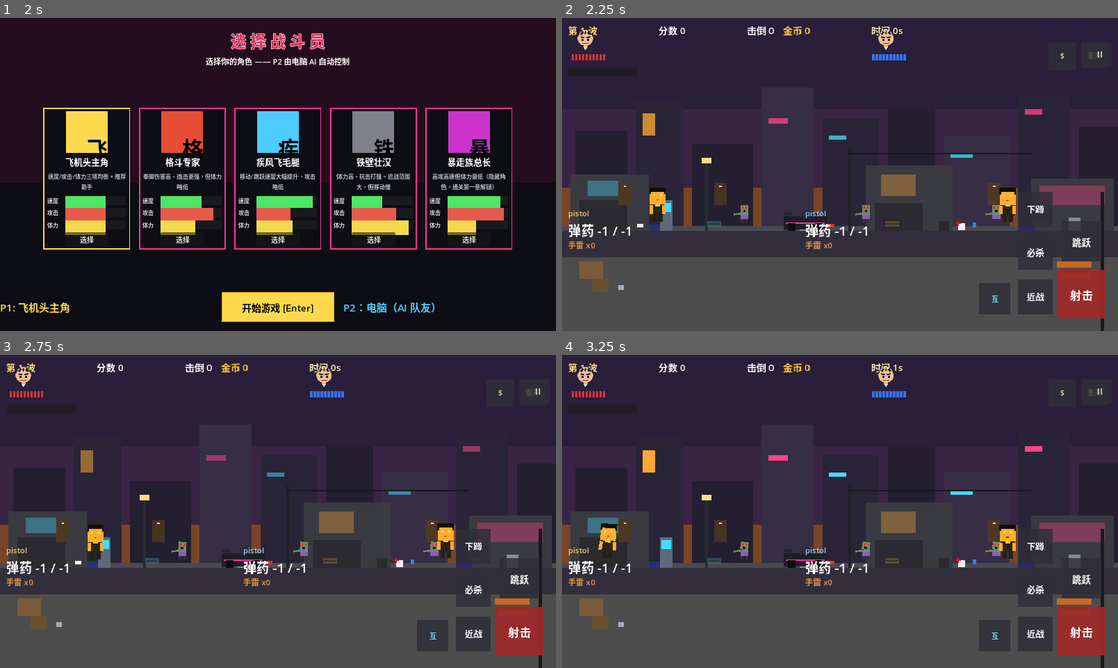
Above: before the commit, frames 1-4 (two rows, left to right).
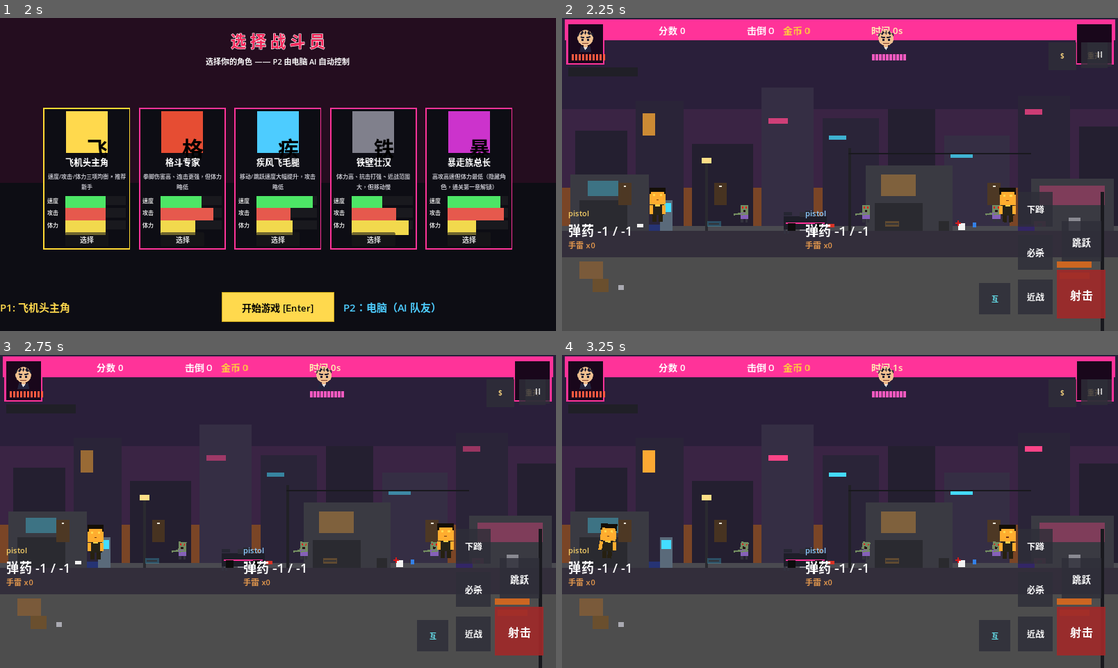
Above: after the commit, the same moments.

Repository: qq1375828505/hot-blood-zombie
Game: Godot game, scene res://scenes/title.tscn
Two runs of this game, one before a commit and one after it. Both use one fixed random seed, a clock stepped at 60 frames per second and the inputs below.
Inputs (mouse positions are in pixels of both pictures, inside the frame that each line leads up to):
- Up to frame 1 (2 s): tap Enter (ui_accept) at 0.5, 1.25 s; move the mouse to (400, 158) at 0.52 s; hold D (move_right) 0.53-1.25 s; hold S (crouch) 0.53-1.25 s; click (400, 158) at 0.67 s; tap W (jump) at 0.77 s; drag from (166, 190) to (250, 237) at 1.27 s
- Up to frame 2 (2.25 s): click "开始游戏 [Enter]" at 2 s
- Up to frame 3 (2.75 s): no input
- Up to frame 4 (3.25 s): tap R (restart) at 2.75 s; move the mouse to (895, 442) at 2.77 s; hold A (move_left) from 2.78 s (still down); hold Keypad 5 (p2_crouch) from 2.78 s (still down)

Frame 1 is identical in both runs. In frame 2, 7.0% of the frame differs, in the area x 0-100%, y 0-15%; in frame 3, 7.0%; in frame 4, 7.0%.

Commit message:
V0.3.1 HUD热血化：顶部信息带/玩家头像框/Boss血条加洋红边框黑底，P1血块改FC红橙/P2改洋红

Diff:
--- a/scenes/hud.tscn
+++ b/scenes/hud.tscn
@@ -13,6 +13,26 @@
 [node name="HUD" type="CanvasLayer"]
 script = ExtResource("1_hud")
 
+[node name="TopBarBg" type="ColorRect" parent="."]
+layout_mode = 1
+anchors_preset = 10
+anchor_right = 1.0
+offset_left = 8.0
+offset_top = 6.0
+offset_right = -8.0
+offset_bottom = 50.0
+color = Color(0.05, 0.02, 0.08, 0.92)
+
+[node name="TopBarBorder" type="ColorRect" parent="."]
+layout_mode = 1
+anchors_preset = 10
+anchor_right = 1.0
+offset_left = 6.0
+offset_top = 4.0
+offset_right = -6.0
+offset_bottom = 52.0
+color = Color(1, 0.2, 0.6, 1)
+
 [node name="Top" type="HBoxContainer" parent="."]
 layout_mode = 1
 anchors_preset = 10
@@ -64,6 +84,24 @@
 theme_override_colors/font_color = Color(1, 0.95, 0.7, 1)
 theme_override_font_sizes/font_size = 22
 text = "时间 0s"
+
+[node name="AvatarHPSub" type="ColorRect" parent="."]
+layout_mode = 1
+anchors_preset = 0
+offset_left = 10.0
+offset_top = 10.0
+offset_right = 98.0
+offset_bottom = 108.0
+color = Color(1, 0.2, 0.6, 1)
+
+[node name="AvatarHPInset" type="ColorRect" parent="."]
+layout_mode = 1
+anchors_preset = 0
+offset_left = 14.0
+offset_top = 14.0
+offset_right = 94.0
+offset_bottom = 104.0
+color = Color(0.05, 0.02, 0.08, 0.95)
 
 [node name="AvatarHP" type="Control" parent="."]
 layout_mode = 1
@@ -217,6 +255,28 @@
 theme_override_colors/font_color = Color(0.9, 0.6, 0.3, 1)
 theme_override_font_sizes/font_size = 18
 text = "手雷 x0"
+
+[node name="AvatarHP2Sub" type="ColorRect" parent="."]
+layout_mode = 1
+anchors_preset = 1
+anchor_left = 1.0
+anchor_right = 1.0
+offset_left = -98.0
+offset_top = 10.0
+offset_right = -10.0
+offset_bottom = 108.0
+color = Color(1, 0.2, 0.6, 1)
+
+[node name="AvatarHP2Inset" type="ColorRect" parent="."]
+layout_mode = 1
+anchors_preset = 1
+anchor_left = 1.0
+anchor_right = 1.0
+offset_left = -94.0
+offset_top = 14.0
+offset_right = -14.0
+offset_bottom = 104.0
+color = Color(0.05, 0.02, 0.08, 0.95)
 
 [node name="AvatarHP2" type="Control" parent="."]
 layout_mode = 1
@@ -407,11 +467,20 @@
 [node name="BossBg" type="ColorRect" parent="BossHealthBar"]
 layout_mode = 1
 anchors_preset = 0
+offset_left = -2.0
+offset_top = 0.0
+offset_right = 802.0
+offset_bottom = 24.0
+color = Color(1, 0.2, 0.6, 1)
+
+[node name="BossInset" type="ColorRect" parent="BossHealthBar"]
+layout_mode = 1
+anchors_preset = 0
 offset_left = 0.0
 offset_top = 2.0
 offset_right = 800.0
 offset_bottom = 22.0
-color = Color(0.18, 0.18, 0.2, 0.9)
+color = Color(0.1, 0.02, 0.08, 1)
 
 [node name="BossFill" type="ColorRect" parent="BossHealthBar"]
 layout_mode = 1
@@ -420,7 +489,7 @@
 offset_top = 2.0
 offset_right = 800.0
 offset_bottom = 22.0
-color = Color(0.85, 0.15, 0.15, 1)
+color = Color(0.95, 0.25, 0.35, 1)
 
 [node name="BossNameLabel" type="Label" parent="BossHealthBar"]
 layout_mode = 1
--- a/scripts/hud.gd
+++ b/scripts/hud.gd
@@ -88,7 +88,7 @@
 	for i in HP_BLOCK_COUNT:
 		var r := ColorRect.new()
 		r.custom_minimum_size = Vector2(6, 10)
-		r.color = Color(0.85, 0.2, 0.2, 1)
+		r.color = Color(1.0, 0.35, 0.25, 1)  # FC 热血红橙
 		hp_blocks.add_child(r)
 		_hp_rects.append(r)
 
@@ -97,7 +97,7 @@
 	for i in HP_BLOCK_COUNT:
 		var r := ColorRect.new()
 		r.custom_minimum_size = Vector2(6, 10)
-		r.color = Color(0.2, 0.45, 0.95, 1)
+		r.color = Color(0.95, 0.35, 0.75, 1)  # 友方洋红
 		hp_blocks2.add_child(r)
 		_hp_rects2.append(r)
 
